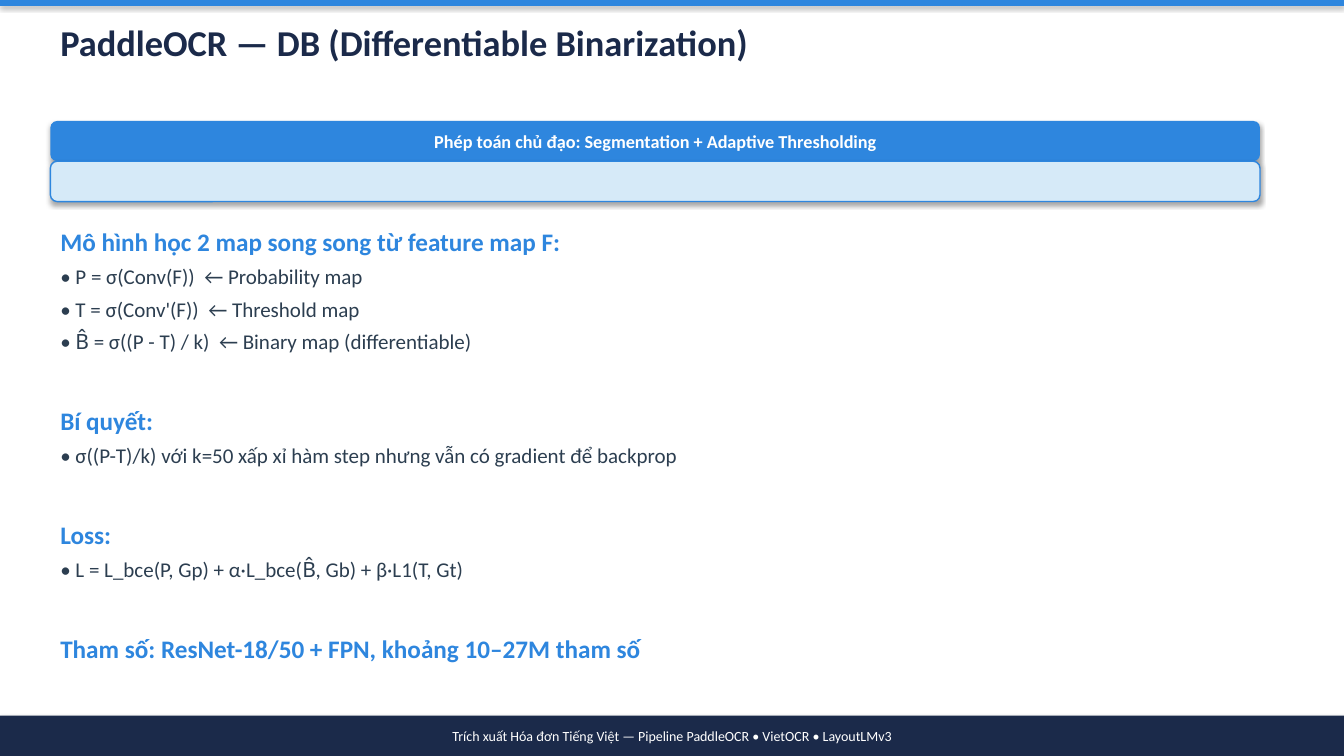
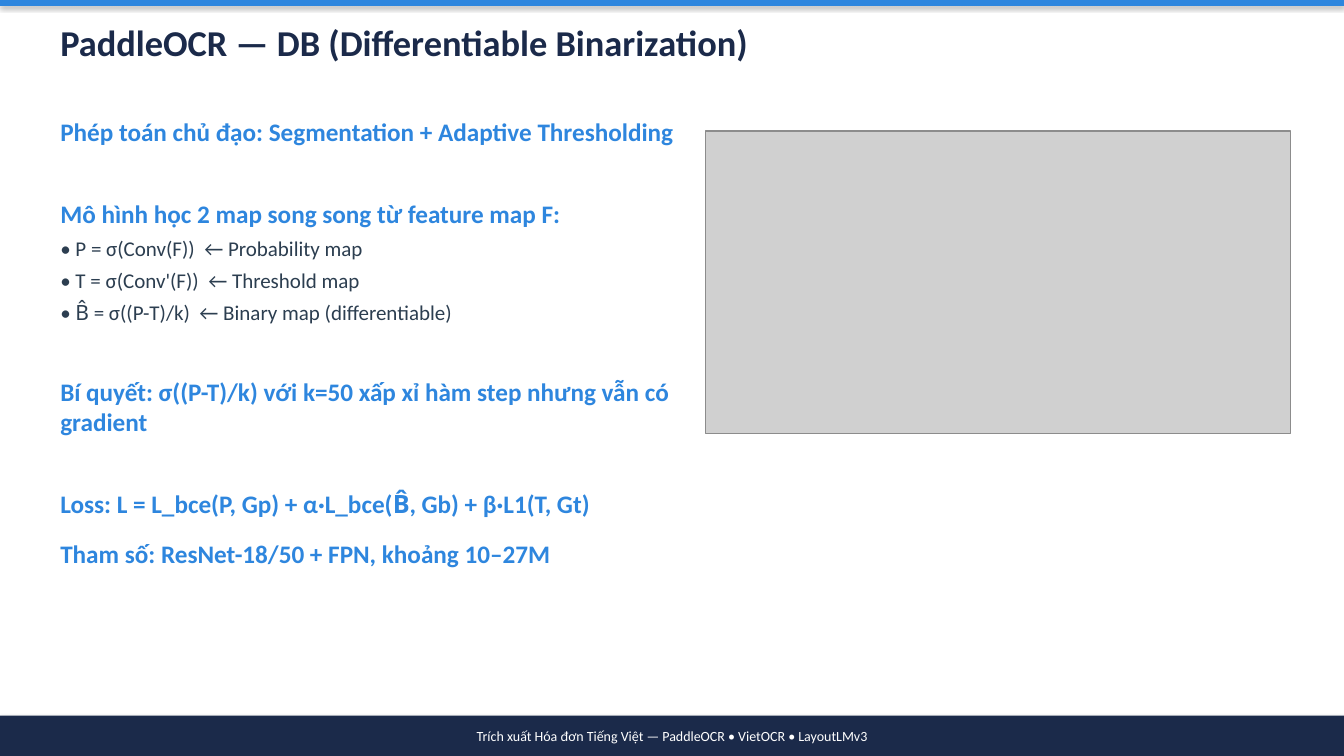
Before and after one commit to simasangggg/smartvn-report, a slide deck: slide 13 of slides/OCR-Presentation.pptx (slide 18 before the commit). Drawn at 1344x756 pixels with LibreOffice and Linux fonts; fonts in the diff are those of the drawing; grey boxes stand for pictures. Boxes give left, top, right and bottom in pixels: in the first picture for what was removed or moved away, otherwise in the second. Text is boxed around its words. In the diff, an @@ line names an element or a change of style, - is before the commit and + after.

Commit message:
refactor: OCR PPTX 21 slides với hình minh họa
- Giảm 29 → 21 slides (bỏ section dividers)
- Thêm 5 hình minh họa: Pipeline, Three-tiers, DB algorithm, VietOCR attention, LayoutLMv3
- Nội dung đầy đủ 8 phần như file PDF gốc

```diff
--- a/slides/OCR-Presentation.pptx
+++ b/slides/OCR-Presentation.pptx
@@ text "Phép toán chủ đạo: Segmentation ...": place and size @@
-text "Phép toán chủ đạo: Segmentation ..." at [60,233,677,663]
+text "Phép toán chủ đạo: Segmentation ..." at [60,123,674,568]
@@ rounded rectangle removed at [50,121,1260,161] @@
-Phép toán chủ đạo: Segmentation + Adaptive Thresholding
@@ text at [60,123,674,146]: paragraph added @@
+Phép toán chủ đạo: Segmentation + Adaptive Thresholding
@@ picture added at [706,131,1291,434] @@
@@ rounded rectangle removed at [50,161,1260,202] @@
@@ text at [60,300,669,568]: text changed; size 15 to 18 pt; text colour #2C3E50 to #2E86DE; bold on @@
-• B̂ = σ((P - T) / k) ← Binary map (differentiable)
-Bí quyết:
-• σ((P-T)/k) với k=50 xấp xỉ hàm step nhưng vẫn có gradient để backprop
-Loss:
-• L = L_bce(P, Gp) + α·L_bce(B̂, Gb) + β·L1(T, Gt)
-Tham số: ResNet-18/50 + FPN, khoảng 10–27M tham số
+• B̂ = σ((P-T)/k) ← Binary map (differentiable)
+Bí quyết: σ((P-T)/k) với k=50 xấp xỉ hàm step nhưng vẫn có gradient
+Loss: L = L_bce(P, Gp) + α·L_bce(B̂, Gb) + β·L1(T, Gt)
+Tham số: ResNet-18/50 + FPN, khoảng 10–27M
@@ text in rectangle at [477,730,867,744]: text changed @@
-Trích xuất Hóa đơn Tiếng Việt — Pipeline PaddleOCR • VietOCR • LayoutLMv3
+Trích xuất Hóa đơn Tiếng Việt — PaddleOCR • VietOCR • LayoutLMv3
```
Also in this commit, not shown: 20 other slides changed, 8 slides removed, 6 other files.
